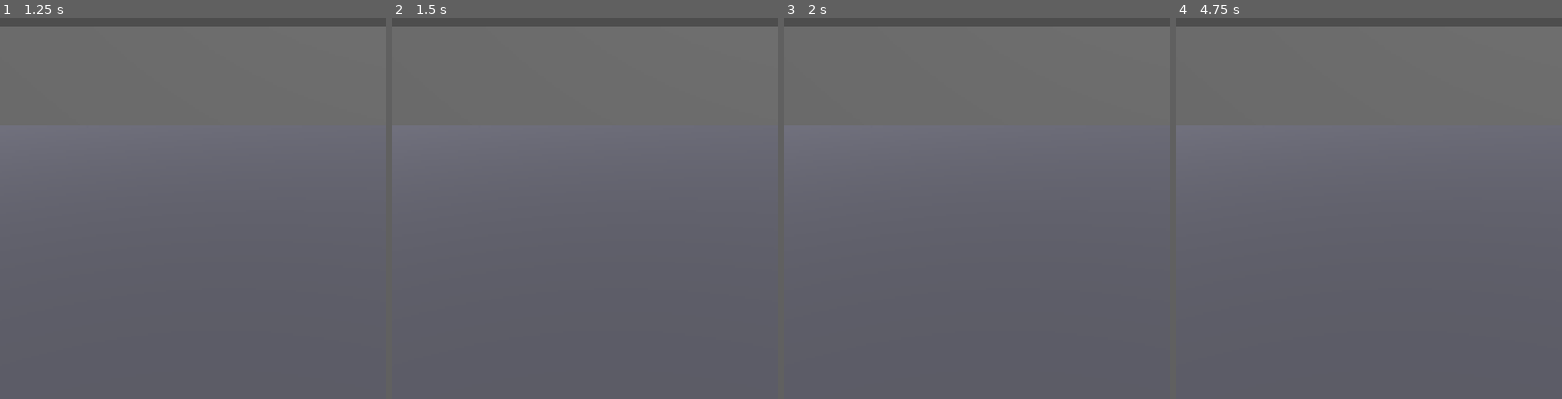
Above: before the commit, frames 1-4 (left to right).
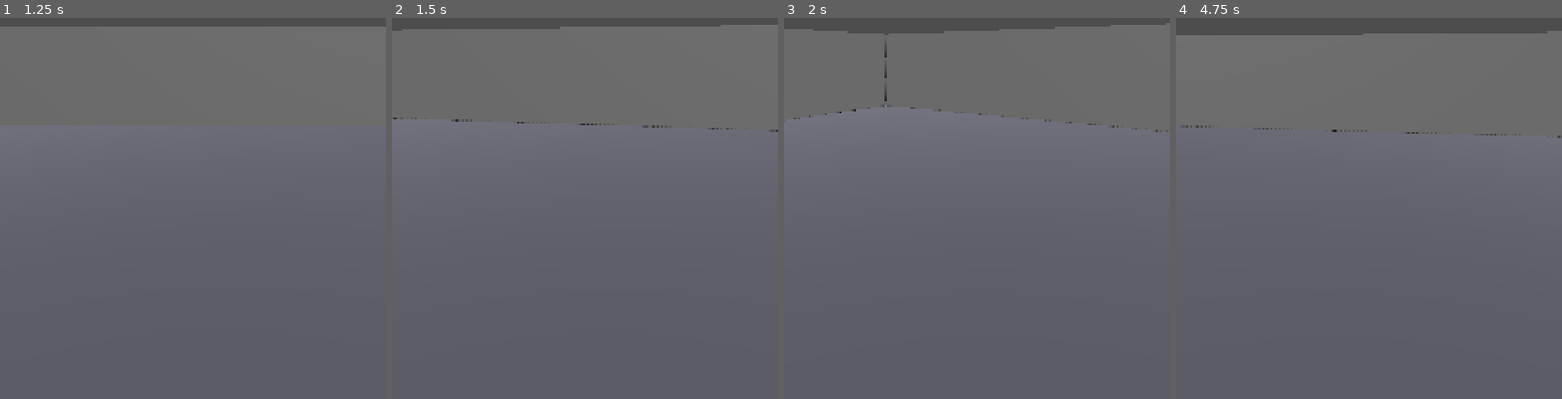
Above: after the commit, the same moments.

Repository: NotKT/Shooter-K
Game: Godot game, scene res://scenes/Arena.tscn
The game is run twice, just before and just after one commit, with the same random seed, the same clock (stepped at 60 frames per second) and the same inputs.
Inputs (mouse positions are in pixels of both pictures, inside the frame that each line leads up to):
- Up to frame 1 (1.25 s): tap Enter at 0.5 s; move the mouse to (173, 193) at 0.52 s; click (173, 193) at 0.67 s
- Up to frame 2 (1.5 s): tap Space at 1.25 s; drag from (700, 158) to (565, 193) at 1.27 s
- Up to frame 3 (2 s): no input
- Up to frame 4 (4.75 s): tap Enter at 2, 3.5 s; move the mouse to (outside the picture) at 2.02 s; click (outside the picture) at 2.17 s; tap Space at 2.75, 4.25 s; drag from (1388, 56) to (outside the picture) at 2.77 s; move the mouse to (outside the picture) at 3.52 s; click (outside the picture) at 3.67 s; drag from (1453, 21) to (outside the picture) at 4.27 s

Frame 1 is identical in both runs. In frame 2, 0.5% of the frame differs, in the area x 0-100%, y 1-30%; in frame 3, 1.1%; in frame 4, 2.1%, in the area x 0-100%, y 2-32%.
Error before the commit: Parse Error: Cannot infer the type of "drag_delta" variable because the value doesn't have a set type. (res://scripts/TouchControls.gd:46)

Commit message:
Update TouchControls.gd

Diff:
--- a/Shooter-K/scripts/TouchControls.gd
+++ b/Shooter-K/scripts/TouchControls.gd
@@ -43,7 +43,7 @@
 			var normalized := delta_vec / joystick_radius
 			player.set_move_input(Vector2(normalized.x, normalized.y))
 		elif event.index == aim_touch_index:
-			var drag_delta := event.position - aim_last_pos
+			var drag_delta: Vector2 = event.position - aim_last_pos
 			aim_last_pos = event.position
 			player.apply_look_delta(drag_delta)
 
